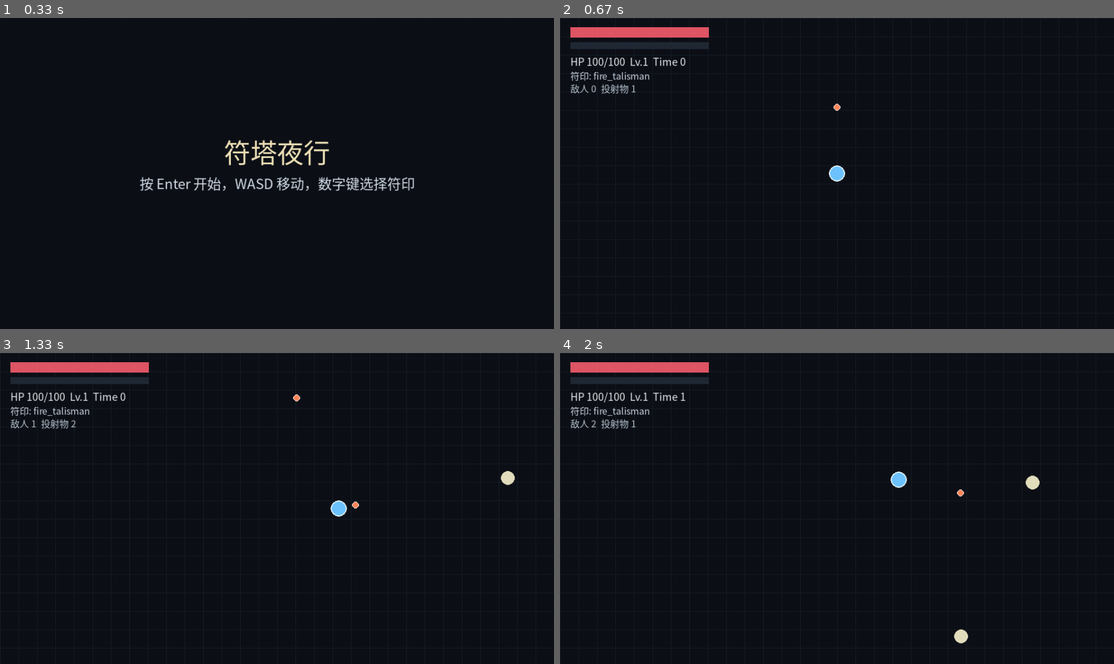
Above: before the commit, frames 1-4 (two rows, left to right).
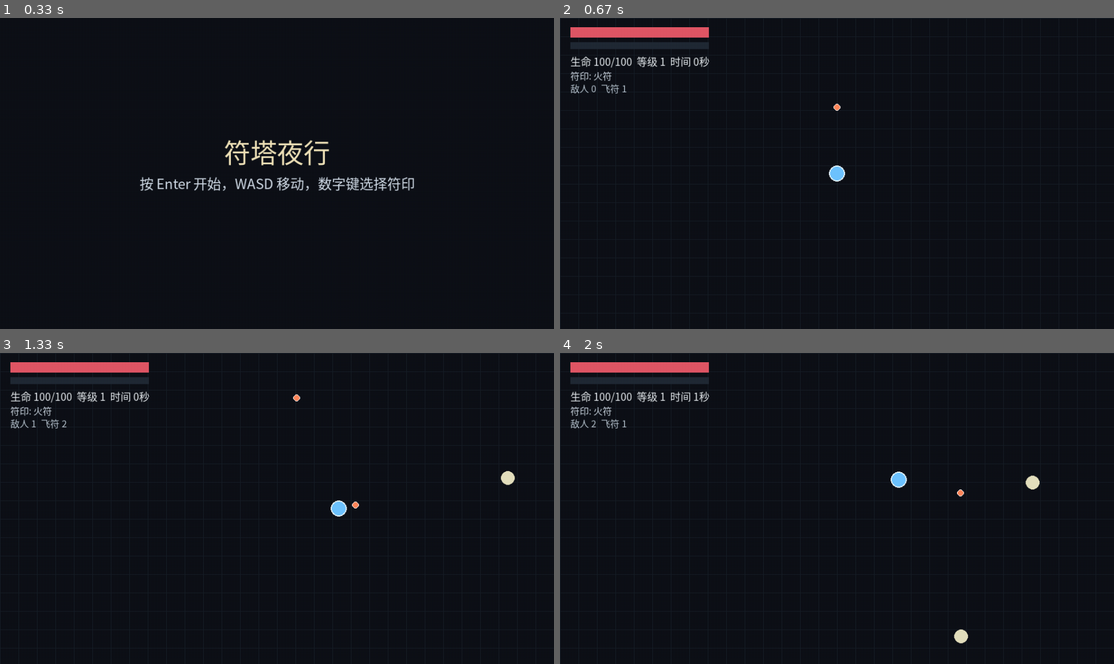
Above: after the commit, the same moments.

Repository: armenian-incorporation957/futa-night-walk
Game: pygame game, started from main.py
Same seed, same stepped clock (60 frames per second), same inputs: the game is played once before the commit and once after it.
Inputs (mouse positions are in pixels of both pictures, inside the frame that each line leads up to):
- Up to frame 1 (0.33 s): no input
- Up to frame 2 (0.67 s): tap Enter at 0.33 s
- Up to frame 3 (1.33 s): hold Right 0.67-1.13 s; click (454, 499) at 1.22 s
- Up to frame 4 (2 s): tap W at 1.5 s; hold Up from 1.83 s (still down); hold W from 1.83 s (still down)

Frame 1 is identical in both runs. In frame 2, 0.7% of the frame differs, in the area x 1-27%, y 12-25%; in frame 3, 0.7%; in frame 4, 0.7%.

Commit message:
Fix Chinese text rendering and font fallback

Diff:
--- a/assets/data/enemies.json
+++ b/assets/data/enemies.json
@@ -1,7 +1,7 @@
 [
   {
     "id": "paper_spirit",
-    "name": "纸灵",
+    "name": "\u7eb8\u7075",
     "hp": 12,
     "speed": 92,
     "contact_damage": 8,
@@ -11,7 +11,7 @@
   },
   {
     "id": "lantern_wisp",
-    "name": "灯妖",
+    "name": "\u706f\u5996",
     "hp": 18,
     "speed": 74,
     "contact_damage": 12,
@@ -21,7 +21,7 @@
   },
   {
     "id": "mist_fox",
-    "name": "雾狐",
+    "name": "\u96fe\u72d0",
     "hp": 24,
     "speed": 108,
     "contact_damage": 10,
--- a/assets/data/skills.json
+++ b/assets/data/skills.json
@@ -1,7 +1,7 @@
 [
   {
     "id": "fire_talisman",
-    "name": "火符",
+    "name": "\u706b\u7b26",
     "cooldown": 0.45,
     "damage": 10,
     "projectile_speed": 360,
@@ -9,7 +9,7 @@
   },
   {
     "id": "thunder_mark",
-    "name": "雷印",
+    "name": "\u96f7\u5370",
     "cooldown": 0.9,
     "damage": 24,
     "projectile_speed": 440,
@@ -17,7 +17,7 @@
   },
   {
     "id": "frost_sand",
-    "name": "冰砂",
+    "name": "\u51b0\u7802",
     "cooldown": 1.1,
     "damage": 9,
     "projectile_speed": 300,
@@ -27,7 +27,7 @@
   },
   {
     "id": "spirit_orb",
-    "name": "灵珠",
+    "name": "\u7075\u73e0",
     "cooldown": 0.75,
     "damage": 14,
     "projectile_speed": 280,
@@ -35,7 +35,7 @@
   },
   {
     "id": "ward_shard",
-    "name": "护身咒",
+    "name": "\u62a4\u8eab\u5492",
     "cooldown": 1.4,
     "damage": 18,
     "projectile_speed": 250,
--- a/game/core/config.py
+++ b/game/core/config.py
@@ -8,7 +8,7 @@
 class GameConfig:
     width: int = 960
     height: int = 540
-    title: str = "符塔夜行"
+    title: str = "\u7b26\u5854\u591c\u884c"
     target_fps: int = 60
     background_color: tuple[int, int, int] = (14, 18, 24)
     grid_color: tuple[int, int, int] = (24, 30, 40)
--- a/game/core/resources.py
+++ b/game/core/resources.py
@@ -4,11 +4,40 @@
 
 
 class ResourceCache:
+    FONT_CANDIDATES = (
+        "microsoftyaheiui",
+        "microsoftyahei",
+        "simhei",
+        "dengxian",
+        "simsun",
+        "nsimsun",
+        "kaiti",
+        "fangsong",
+        "notosanscjksc",
+        "sourcehansanssc",
+        "wenquanyizenhei",
+        "arialunicodeMS",
+    )
+
     def __init__(self) -> None:
         self._fonts: dict[int, object] = {}
+        self._font_path: str | None = None
+
+    def _resolve_font_path(self) -> str | None:
+        if self._font_path is not None:
+            return self._font_path
+
+        pygame = require_pygame()
+        for candidate in self.FONT_CANDIDATES:
+            font_path = pygame.font.match_font(candidate)
+            if font_path:
+                self._font_path = font_path
+                return self._font_path
+
+        return None
 
     def get_font(self, size: int):
         pygame = require_pygame()
         if size not in self._fonts:
-            self._fonts[size] = pygame.font.SysFont("microsoftyaheiui", size)
+            self._fonts[size] = pygame.font.Font(self._resolve_font_path(), size)
         return self._fonts[size]
--- a/game/scenes/game_over_scene.py
+++ b/game/scenes/game_over_scene.py
@@ -27,9 +27,17 @@
         title_font = resources.get_font(42)
         body_font = resources.get_font(24)
 
-        title = title_font.render("符塔折戟", True, (255, 190, 190))
-        score_text = body_font.render(f"坚持时间: {self.score} 秒", True, (235, 220, 220))
-        prompt = body_font.render("回车重开，Esc 返回菜单", True, (215, 205, 205))
+        title = title_font.render("\u7b26\u5854\u6298\u621f", True, (255, 190, 190))
+        score_text = body_font.render(
+            f"\u575a\u6301\u65f6\u95f4: {self.score} \u79d2",
+            True,
+            (235, 220, 220),
+        )
+        prompt = body_font.render(
+            "\u56de\u8f66\u91cd\u5f00\uff0cEsc \u8fd4\u56de\u83dc\u5355",
+            True,
+            (215, 205, 205),
+        )
 
         surface.blit(title, title.get_rect(center=(config.width // 2, config.height // 2 - 50)))
         surface.blit(score_text, score_text.get_rect(center=(config.width // 2, config.height // 2 + 4)))
--- a/game/scenes/menu_scene.py
+++ b/game/scenes/menu_scene.py
@@ -23,8 +23,12 @@
         title_font = resources.get_font(46)
         body_font = resources.get_font(24)
 
-        title = title_font.render("符塔夜行", True, (239, 226, 185))
-        prompt = body_font.render("按 Enter 开始，WASD 移动，数字键选择符印", True, (210, 220, 232))
+        title = title_font.render("\u7b26\u5854\u591c\u884c", True, (239, 226, 185))
+        prompt = body_font.render(
+            "\u6309 Enter \u5f00\u59cb\uff0cWASD \u79fb\u52a8\uff0c\u6570\u5b57\u952e\u9009\u62e9\u7b26\u5370",
+            True,
+            (210, 220, 232),
+        )
 
         surface.blit(title, title.get_rect(center=(config.width // 2, config.height // 2 - 40)))
         surface.blit(prompt, prompt.get_rect(center=(config.width // 2, config.height // 2 + 16)))
--- a/game/ui/hud.py
+++ b/game/ui/hud.py
@@ -9,6 +9,11 @@
         width = 240
         hp_ratio = max(0.0, player.hp / player.max_hp)
         exp_ratio = 0.0 if player.exp_to_next == 0 else player.exp / player.exp_to_next
+        skill_names = [
+            app.skill_defs[skill_id].name if skill_id in app.skill_defs else skill_id
+            for skill_id in run_state.selected_skills
+        ]
+        skill_label = "\u3001".join(skill_names) if skill_names else "\u65e0"
 
         font = app.resources.get_font(18)
         small_font = app.resources.get_font(16)
@@ -19,17 +24,20 @@
         pygame.draw.rect(surface, (94, 196, 165), (18, 42, int(width * exp_ratio), 12))
 
         stats_text = font.render(
-            f"HP {int(player.hp)}/{int(player.max_hp)}  Lv.{player.level}  Time {int(run_state.current_time)}",
+            f"\u751f\u547d {int(player.hp)}/{int(player.max_hp)}  "
+            f"\u7b49\u7ea7 {player.level}  "
+            f"\u65f6\u95f4 {int(run_state.current_time)}\u79d2",
             True,
             (232, 236, 240),
         )
         skill_text = small_font.render(
-            "符印: " + ", ".join(run_state.selected_skills),
+            "\u7b26\u5370: " + skill_label,
             True,
             (205, 214, 225),
         )
         enemy_text = small_font.render(
-            f"敌人 {run_state.active_entities['enemies']}  投射物 {run_state.active_entities['projectiles']}",
+            f"\u654c\u4eba {run_state.active_entities['enemies']}  "
+            f"\u98de\u7b26 {run_state.active_entities['projectiles']}",
             True,
             (185, 197, 209),
         )
--- a/game/ui/upgrade_panel.py
+++ b/game/ui/upgrade_panel.py
@@ -18,9 +18,10 @@
         pygame.draw.rect(surface, (28, 34, 44), panel_rect)
         pygame.draw.rect(surface, (110, 140, 180), panel_rect, 2)
 
-        title = font.render("选择新的符印", True, (242, 231, 194))
+        title = font.render("\u9009\u62e9\u65b0\u7684\u7b26\u5370", True, (242, 231, 194))
         surface.blit(title, title.get_rect(center=(config.width // 2, config.height // 2 - 80)))
 
         for index, skill_id in enumerate(choices):
-            line = small_font.render(f"{index + 1}. {skill_id}", True, (225, 233, 240))
+            skill_name = app.skill_defs[skill_id].name if skill_id in app.skill_defs else skill_id
+            line = small_font.render(f"{index + 1}. {skill_name}", True, (225, 233, 240))
             surface.blit(line, (panel_rect.x + 40, panel_rect.y + 80 + index * 38))
--- a/tests/test_content_loaders.py
+++ b/tests/test_content_loaders.py
@@ -29,6 +29,8 @@
         self.assertIn("paper_spirit", enemies)
         self.assertIn("fire_talisman", skills)
         self.assertGreaterEqual(len(waves), 3)
+        self.assertEqual(enemies["paper_spirit"].name, "\u7eb8\u7075")
+        self.assertEqual(skills["fire_talisman"].name, "\u706b\u7b26")
 
     def test_enemy_loader_rejects_duplicates(self) -> None:
         payload = [
@@ -56,7 +58,7 @@
             load_enemies(path)
 
     def test_skill_loader_rejects_missing_fields(self) -> None:
-        payload = [{"id": "bad", "name": "缺字段"}]
+        payload = [{"id": "bad", "name": "missing"}]
         path = self._write_payload("skills.json", payload)
         with self.assertRaises(ValueError):
             load_skills(path)
